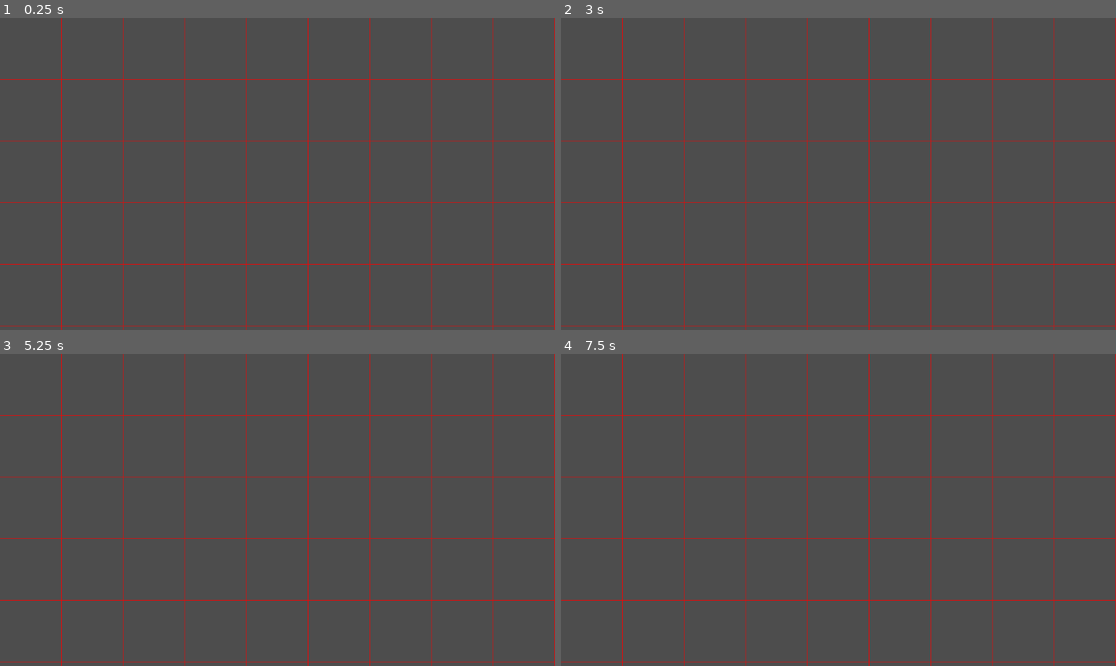
Above: before the commit, frames 1-4 (two rows, left to right).
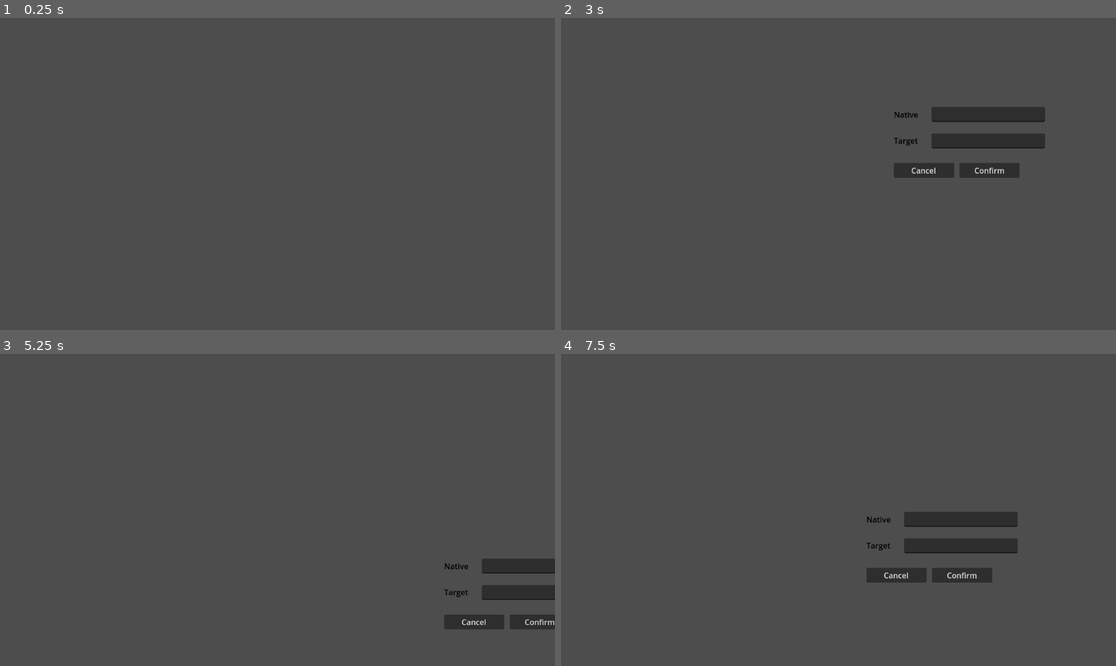
Above: after the commit, the same moments.

Repository: koljapluemer/vocab-city
Game: Godot game, scene res://scenes/main.tscn
Two runs of this game, one before a commit and one after it. Both use one fixed random seed, a clock stepped at 60 frames per second and the inputs below.
Inputs (mouse positions are in pixels of both pictures, inside the frame that each line leads up to):
- Up to frame 1 (0.25 s): no input
- Up to frame 2 (3 s): tap Enter at 0.5, 2.75 s; move the mouse to (960, 158) at 0.52 s; right-click (960, 158) at 0.6 s; click (960, 158) at 0.67 s; click (988, 223) at 1.25 s, where only the run after the commit has a clickable "Cancel"; tap Space at 2 s; drag from (727, 189) to (810, 236) at 2.02 s; move the mouse to (894, 105) at 2.77 s; right-click (894, 105) at 2.85 s; click (894, 105) at 2.92 s
- Up to frame 3 (5.25 s): click (427, 506) at 3.5 s, where only the run after the commit has a clickable "Confirm"; tap Space at 4.25 s; drag from (249, 572) to (111, 463) at 4.27 s; tap Enter at 5 s; move the mouse to (444, 556) at 5.02 s; right-click (444, 556) at 5.1 s; click (444, 556) at 5.17 s
- Up to frame 4 (7.5 s): click (1099, 622) at 5.75 s, where only the run after the commit has a clickable "Confirm"; tap Space at 6.5 s; drag from (672, 463) to (755, 432) at 6.52 s; move the mouse to (866, 510) at 7.27 s; right-click (866, 510) at 7.35 s; click (866, 510) at 7.42 s

The runs differ from the first frame. In frame 1, 2.6% of the frame differs, in the area x 0-100%, y 0-100%; in frame 2, 5.5%; in frame 3, 4.7%; in frame 4, 5.5%.

Commit message:
allow opening dialog on custom map

Diff:
--- a/scenes/grid.gd
+++ b/scenes/grid.gd
@@ -1,5 +1,9 @@
-class_name Grid
+class_name MapGrid
 extends Node2D
+
+var prefabVocabUI = load("res://scenes/prefabs/InterfaceVocab.tscn")
+var dialogPrefab = load("res://scenes/prefabs/NewWordDialog.tscn")
+var prefabTilePrompt = load("res://scenes/prefabs/TilePrompt.tscn")
 
 
 @export var width: int = 12
@@ -9,6 +13,12 @@
 @export var show_debug: bool = true
 
 var grid: Dictionary = {}
+var editModeActive = false
+var activeMapCoords
+
+
+
+# Grid Helper Functions
 
 func generate_grid():
 	for x in width:
@@ -26,3 +36,54 @@
 
 func world_to_grid(_pos: Vector2) -> Vector2:
 	return floor(_pos / cell_size)
+
+func get_cell_content(_pos: Vector2):
+	if grid.has(_pos):
+		if grid[_pos].has("contents"):
+			return grid[_pos].contents
+	return null
+
+func is_cell_free(_pos: Vector2):
+	return get_cell_content(_pos) == null || get_cell_content(_pos) == "empty"
+
+# Main Loop
+
+func _physics_process(_delta):
+	if (Input.is_action_just_pressed("mb_right")):
+		var pos = get_global_mouse_position()
+		var map_pos = world_to_grid(pos)
+		if !editModeActive && is_cell_free(map_pos):
+			editModeActive = true
+			open_dialog(pos.x, pos.y)
+		else:
+			#delete_tile(get_global_mouse_position())
+			pass
+
+func open_dialog(x, y):
+	var dialog = dialogPrefab.instantiate()
+	var dialogPos = Vector2(x, y)
+	activeMapCoords = world_to_grid(dialogPos)
+	dialog.set_position(dialogPos)
+	add_child(dialog)
+	# confirm button
+	var confirmButton = dialog.get_node("ButtonConfirm")
+	confirmButton.pressed.connect(_on_dialog_confirm)
+	# cancel button
+	var cancelButton = dialog.get_node("ButtonCancel")
+	cancelButton.pressed.connect(_on_dialog_cancel)
+
+func _on_dialog_confirm():
+	var native_word = get_node("NewWordDialog").get_node("EditNative").text
+	var target_word =  get_node("NewWordDialog").get_node("EditTarget").text
+	# add_vocab_node(native_word, target_word, activeMapCoords.x, activeMapCoords.y)
+	# save_vocabs()
+	close_dialog()
+
+
+func _on_dialog_cancel():
+	close_dialog()
+
+func close_dialog():
+	editModeActive = false
+	var dialog = get_node("NewWordDialog")
+	dialog.queue_free()
--- a/scenes/main.gd
+++ b/scenes/main.gd
@@ -1,7 +1,8 @@
 extends Node2D
 
-@onready var grid: Grid = $grid
+var grid
 
 # Called when the node enters the scene tree for the first time.
 func _ready():
+	grid = MapGrid.new()
 	grid.generate_grid()
--- a/scenes/map.gd
+++ b/scenes/map.gd
@@ -24,7 +24,7 @@
 	var key = generate_cell_dict_key_from_pos(x,y)
 	if key in cellDataGrid:
 		for obj in cellDataGrid[key].cellDataObjects:
-				obj.obj.queue_free()
+			obj.obj.queue_free()
 		cellDataGrid.erase(key)
 
 func get_cell_at_pos(x, y):
